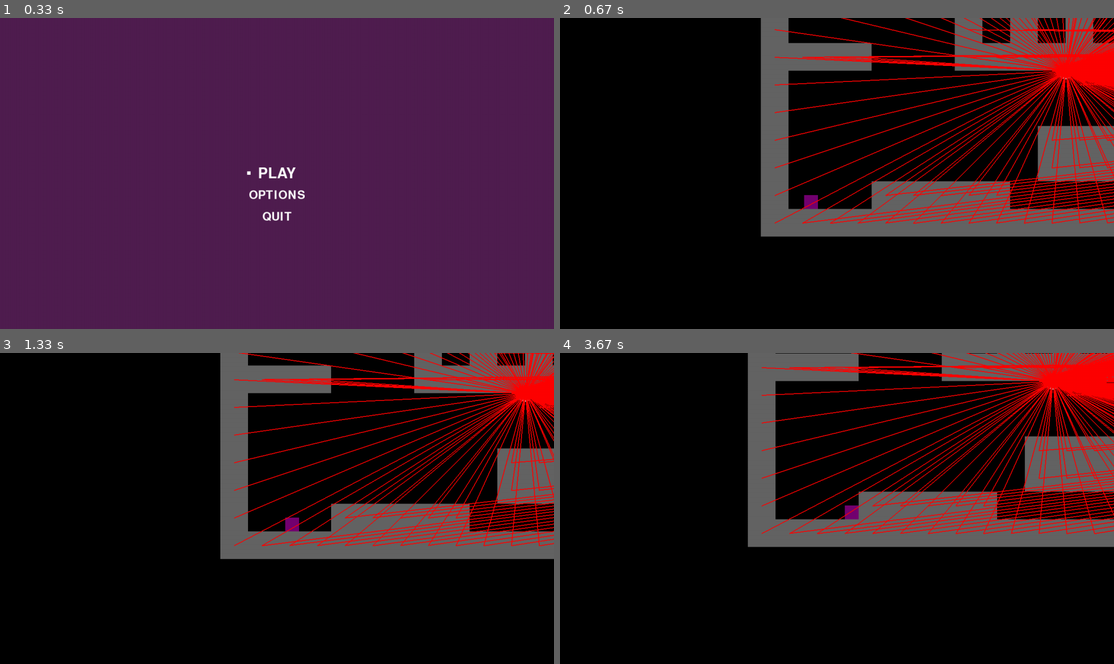
Above: before the commit, frames 1-4 (two rows, left to right).
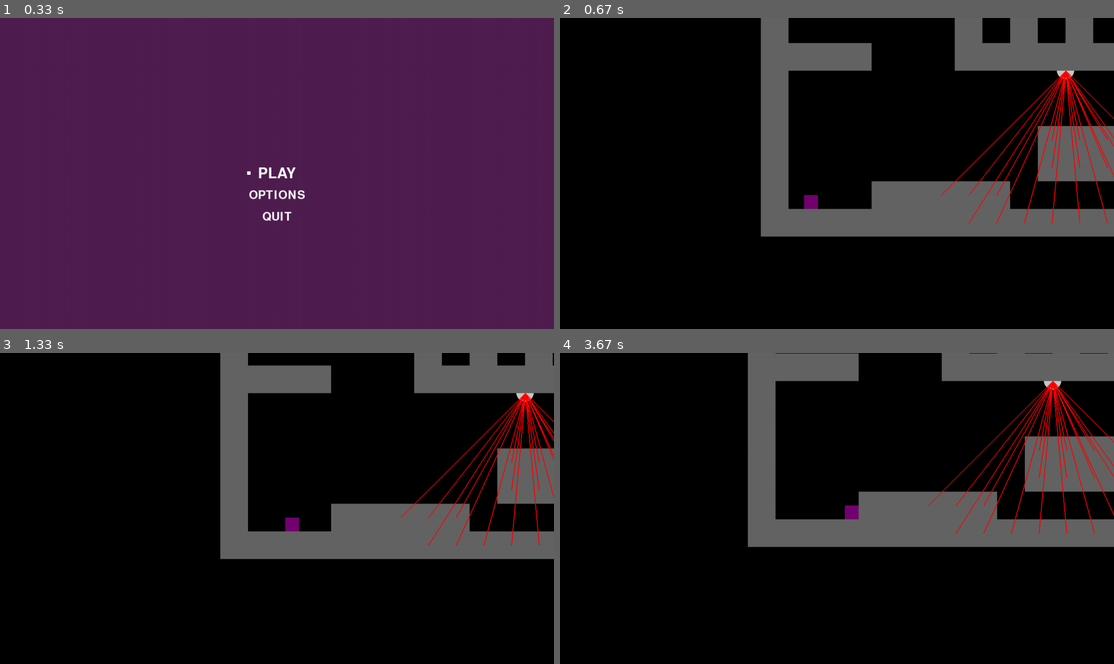
Above: after the commit, the same moments.

Repository: ssilatel/pygame-platformer
Game: pygame game, started from main.py
Same seed, same stepped clock (60 frames per second), same inputs: the game is played once before the commit and once after it.
Inputs:
- Up to frame 1 (0.33 s): no input
- Up to frame 2 (0.67 s): tap Space at 0.33 s
- Up to frame 3 (1.33 s): hold Up 0.67-1.13 s; hold Right from 1.17 s (still down)
- Up to frame 4 (3.67 s): release Right at 1.63 s; hold Left 1.67-2.2 s; hold Left 2.23-2.63 s; hold Up 2.67-3.03 s; hold Right from 3.07 s (still down)

Frame 1 is identical in both runs. In frame 2, 8.6% of the frame differs, in the area x 38-100%, y 0-67%; in frame 3, 7.0%; in frame 4, 8.3%.

Commit message:
Implementing raycasting

Diff:
--- a/main.py
+++ b/main.py
@@ -10,7 +10,6 @@
 TILE_SIZE = 64
 screen = pygame.display.set_mode((SCREEN_WIDTH, SCREEN_HEIGHT), 0, 32)
 scroll = [0, 0]
-
 game_map = e.load_map("test_map.txt")
 dirt_img = pygame.Surface((TILE_SIZE, TILE_SIZE))
 dirt_img.fill((100, 100, 100))
@@ -18,13 +17,15 @@
 
 class Watcher:
     def __init__(self, x, y):
-        self.center = (x, y)
-        self.image = pygame.draw.circle(screen, (200, 200, 200), (x * TILE_SIZE - scroll[0], y * TILE_SIZE - scroll[1]), 20, 0, False, False, True, True)
+        self.center_tile  = [x, y]
+        self.image = pygame.draw.circle(screen, (200, 200, 200), (self.center_tile[0] * TILE_SIZE - scroll[0], self.center_tile[1] * TILE_SIZE - scroll[1]), 20, 0, False, False, True, True)
 
     def watch(self, tile_list):
         for tile in tile_list:
-            if (self.center[0] - tile.center[0] < 5) and (self.center[1] - tile.center[1] < 5):
-                pygame.draw.line(screen, (255, 0, 0), (self.center[0] * TILE_SIZE - scroll[0], self.center[1] * TILE_SIZE - scroll[1]), (tile.center[0] - scroll[0], tile.center[1] - scroll[1]), 2)
+            if ((tile.center[0] / TILE_SIZE < self.center_tile[0] + 1) or (tile.center[0] / TILE_SIZE > self.center_tile[0] - 1)) and (tile.center[1] / TILE_SIZE > self.center_tile[1] + 2):
+                dist = math.hypot(self.center_tile[0] - tile.center[0] / TILE_SIZE, self.center_tile[1] - tile.center[1] / TILE_SIZE)
+                if dist < 7:
+                    pygame.draw.line(screen, (255, 0, 0), (self.center_tile[0] * TILE_SIZE - scroll[0], self.center_tile[1] * TILE_SIZE - scroll[1]), (tile.center[0] - scroll[0], tile.center[1] - scroll[1]), 2)
 
 def restart():
     player.rect.x = 100
@@ -84,7 +85,7 @@
                 if tile == "2":
                     new_watcher = Watcher(x, y)
                     watchers.append(new_watcher)
-                if tile != "0":
+                if tile != "0" and tile != "2":
                     tile_rects.append(pygame.Rect(x * TILE_SIZE, y * TILE_SIZE, TILE_SIZE, TILE_SIZE))
                 x += 1
             y += 1
@@ -94,8 +95,6 @@
 
         for w in watchers:
             w.watch(tile_rects)
-
-        print(tile_rects[0], watchers[0].center[0], watchers[0].center[1])
 
         pygame.display.update()
         clock.tick(60)
